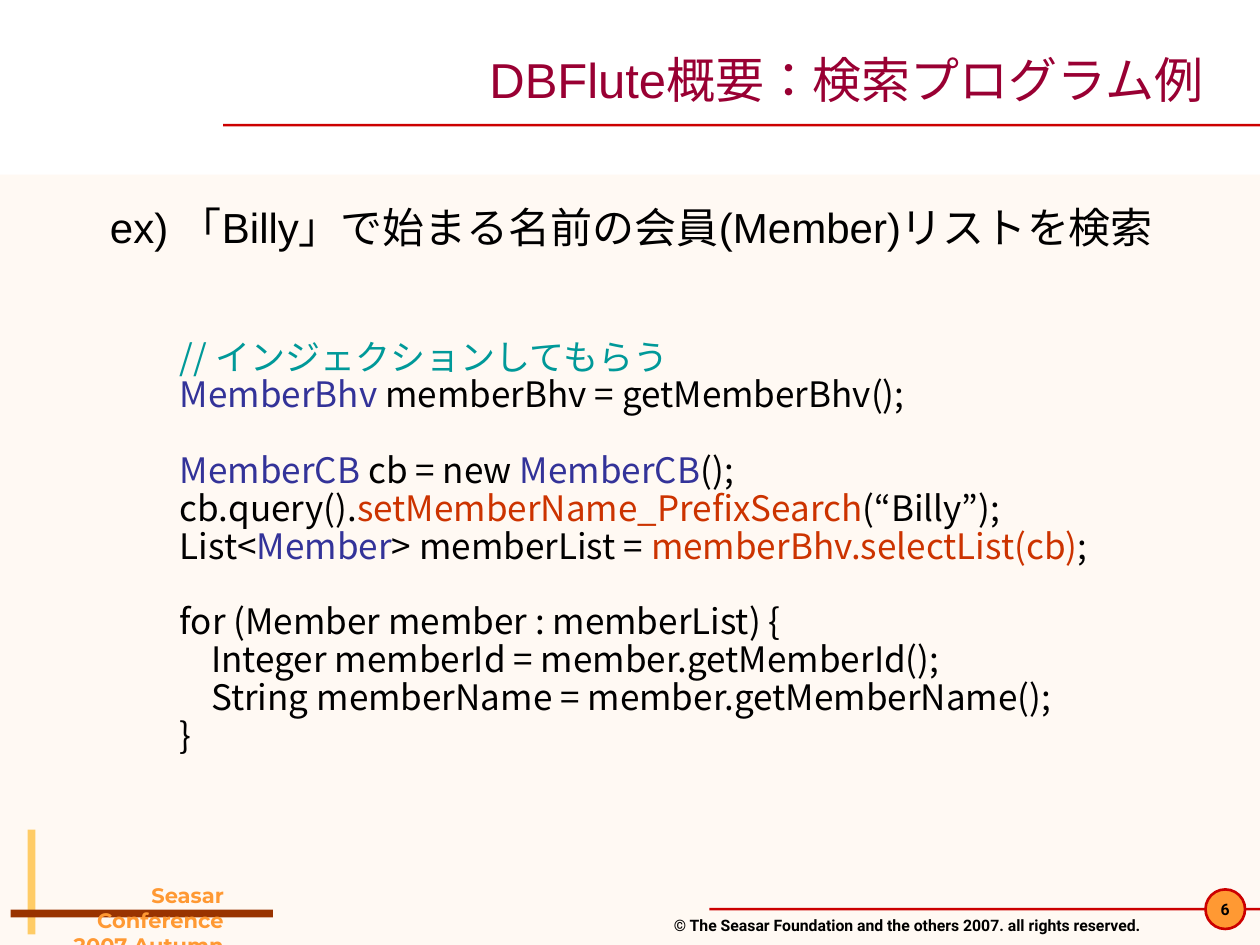
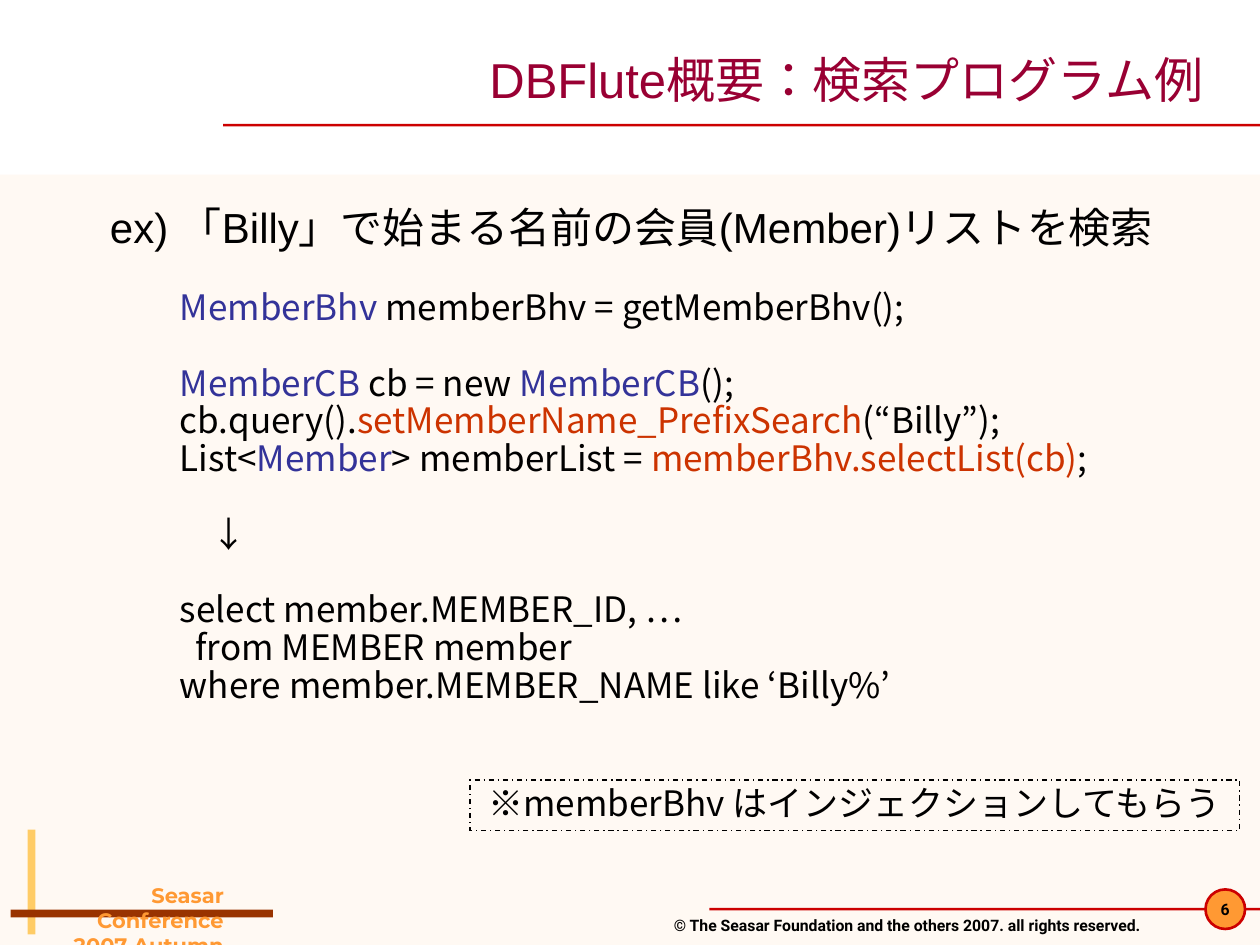
Before and after one commit to seasarorg/dbflute, a slide deck: slide 6 of dbflute/etc/doc/pres/sc2007a_2-DBFlute.ppt. Drawn at 1260x945 pixels with LibreOffice and Linux fonts; fonts in the diff are those of the drawing; background and template pictures are left out. Boxes give left, top, right and bottom in pixels: in the first picture for what was removed or moved away, otherwise in the second. Text is boxed around its words. In the diff, an @@ line names an element or a change of style, - is before the commit and + after.

```diff
--- a/dbflute/etc/doc/pres/sc2007a_2-DBFlute.ppt
+++ b/dbflute/etc/doc/pres/sc2007a_2-DBFlute.ppt
@@ text "MemberBhv memberBhv = getMemberBhv();": place and size @@
-text "MemberBhv memberBhv = getMemberBhv();" at bbox=[180, 342, 1088, 719]
+text "MemberBhv memberBhv = getMemberBhv();" at bbox=[180, 291, 1088, 706]
@@ text at bbox=[215, 342, 668, 380]: paragraph removed @@
-  // インジェクションしてもらう
@@ text at bbox=[180, 594, 891, 706]: text changed @@
-  for (Member member : memberList) {
-  Integer memberId = member.getMemberId();
-  String memberName = member.getMemberName();
-  }
+  ↓
+  select member.MEMBER_ID, …
+  from MEMBER member
+  where member.MEMBER_NAME like ‘Billy%’
@@ rectangle added at bbox=[470, 780, 1240, 830], outline #000000 0.74 pt dashed, 20 pt, text #000000 @@
+※memberBhv はインジェクションしてもらう
```
Also in this commit, not shown: 17 other slides changed, 4 other files.
